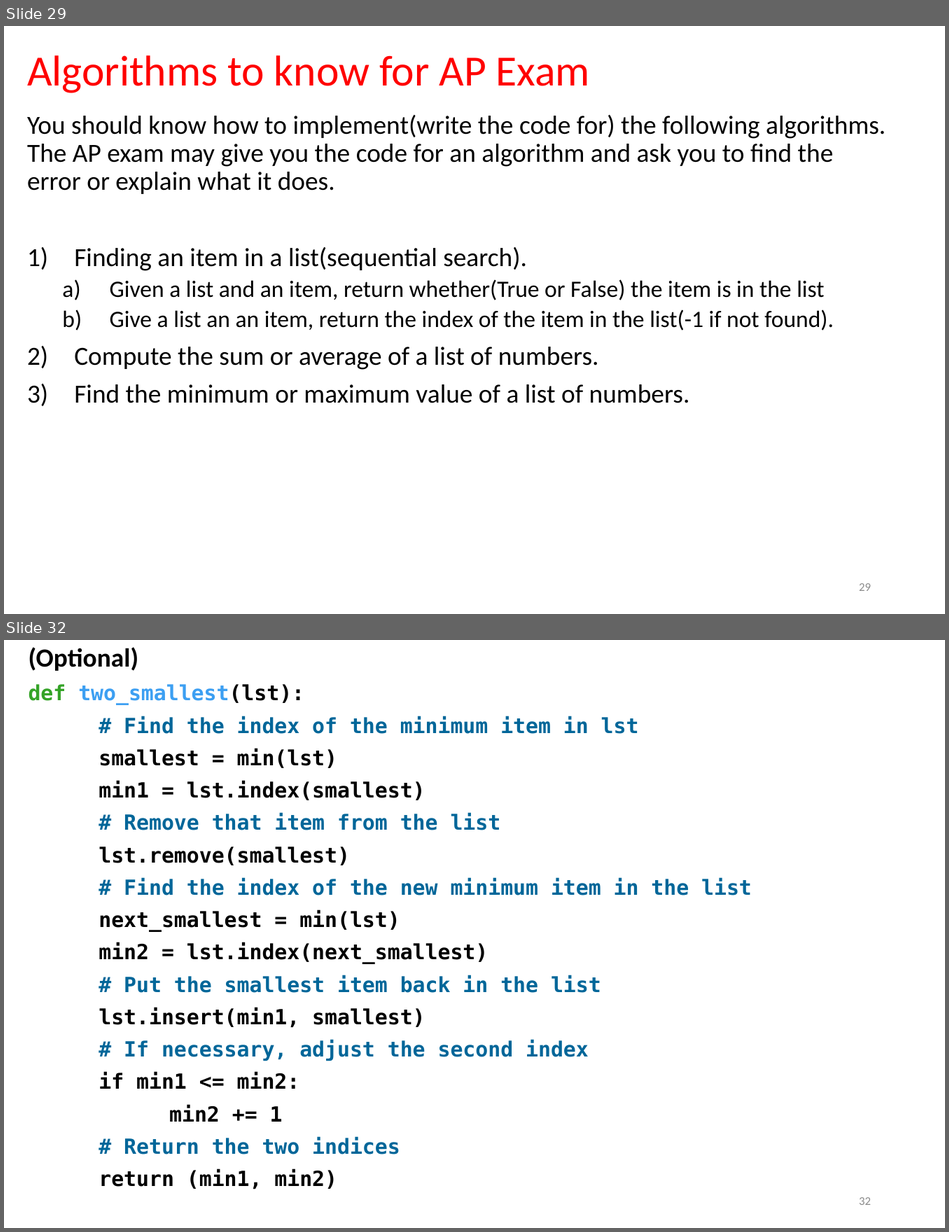
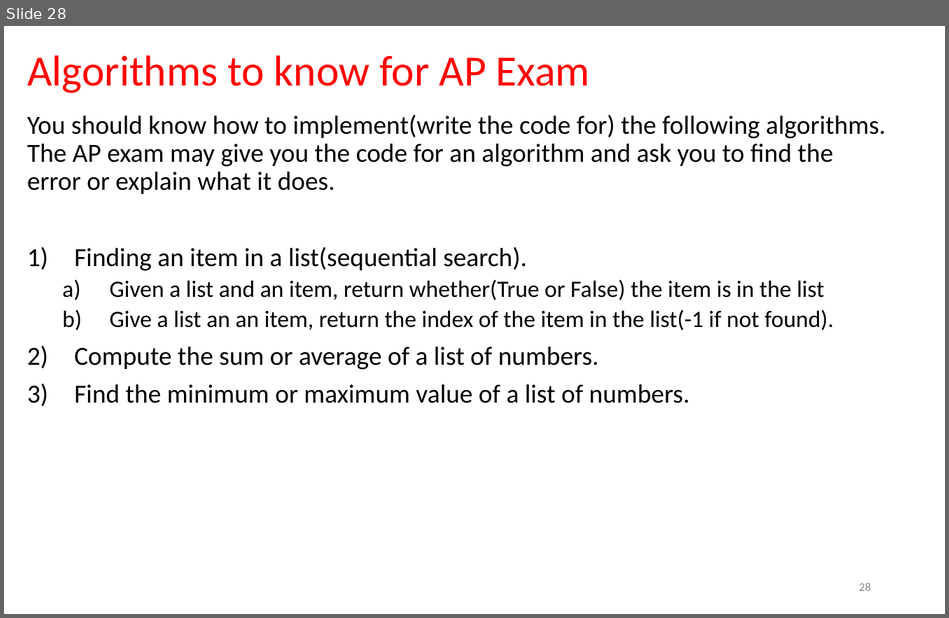
Before and after one commit to LongBaoNguyen/longbaonguyen.github.io, a slide deck: courses/apcsp/lect22.pptx. Shown one above the other, each under a label of ours: slides 29 and 32 before the commit, slide 28 after it; the slides between them are not shown. The pictures are 949x1232 and 949x618 pixels, drawn with LibreOffice and Linux fonts; fonts in the diff are those of the drawing. Boxes give left, top, right and bottom in pixels: in the first picture for what was removed or moved away, otherwise in the second. Text is boxed around its words. In the diff, an @@ line names an element or a change of style, - is before the commit and + after.

```diff
--- a/courses/apcsp/lect22.pptx
+++ b/courses/apcsp/lect22.pptx
@@ slide 32 removed at (4, 640, 945, 1228), background #FFFFFF @@
@@ text removed at (28, 647, 752, 1190) @@
-(Optional)
-def two_smallest(lst):
-# Find the index of the minimum item in lst
-smallest = min(lst)
-min1 = lst.index(smallest)
-# Remove that item from the list
-lst.remove(smallest)
-# Find the index of the new minimum item in the list
-next_smallest = min(lst)
-min2 = lst.index(next_smallest)
-# Put the smallest item back in the list
-lst.insert(min1, smallest)
-# If necessary, adjust the second index
-if min1 <= min2:
-min2 += 1
-# Return the two indices
-return (min1, min2)
@@ page number removed at (859, 1197, 871, 1205) @@
-32
@@ what was slide 29 is now slide 28 @@
@@ page number at (859, 582, 871, 591): text changed @@
-29
+28
```
Also in this commit, not shown: 4 other slides removed, 1 other file.
